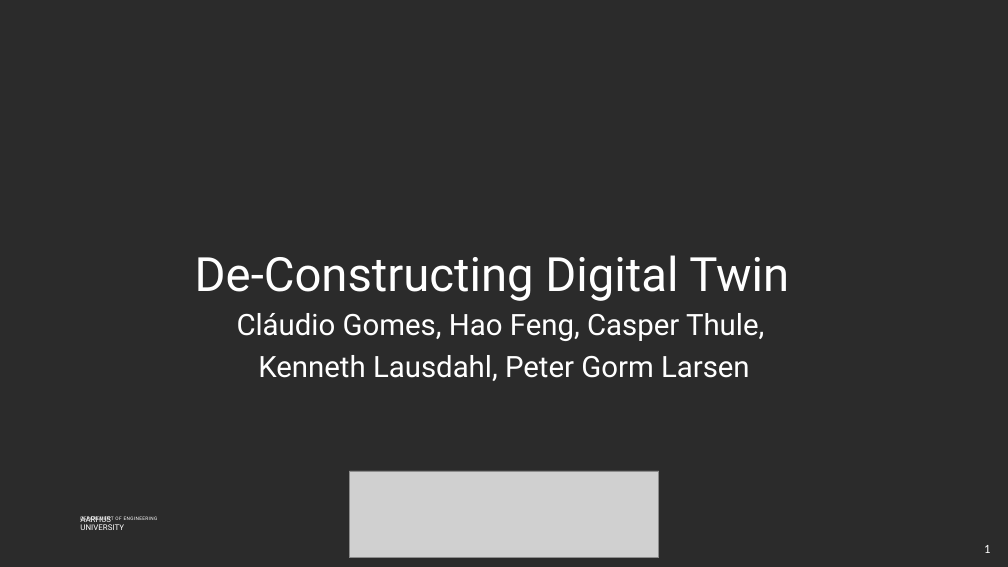
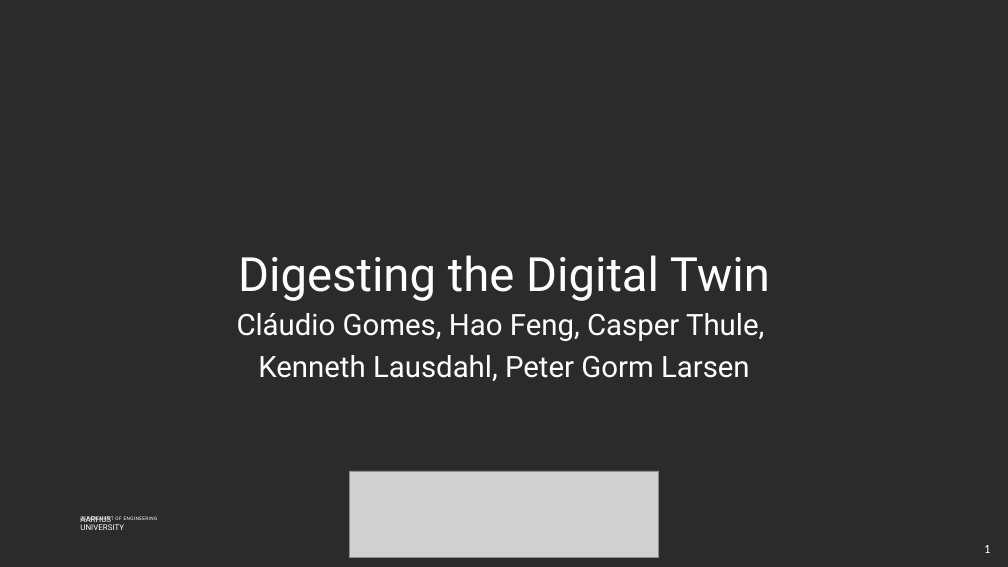
Before and after one commit to INTO-CPS-Association/example_digital-twin_incubator, a slide deck: slide 1 of notes/presentations/DigitLunch_17_December.pptx. Drawn at 1008x567 pixels with LibreOffice and Linux fonts; fonts in the diff are those of the drawing; grey boxes stand for pictures; background and template pictures are left out; a plain dark background stands for a picture behind light text. Boxes give left, top, right and bottom in pixels: in the first picture for what was removed or moved away, otherwise in the second. Text is boxed around its words. In the diff, an @@ line names an element or a change of style, - is before the commit and + after.

```diff
--- a/notes/presentations/DigitLunch_17_December.pptx
+++ b/notes/presentations/DigitLunch_17_December.pptx
@@ title at (238,255,770,301): text changed @@
-De-Constructing Digital Twin
+Digesting the Digital Twin
```
Also in this commit, not shown: 1 other file.
